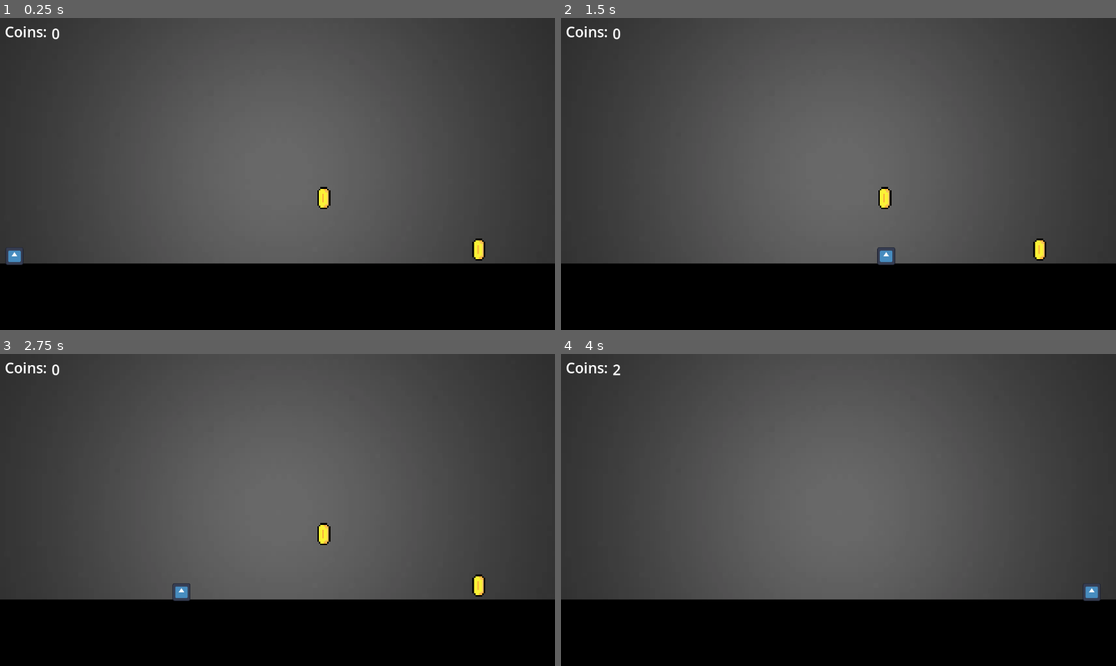
Above: before the commit, frames 1-4 (two rows, left to right).
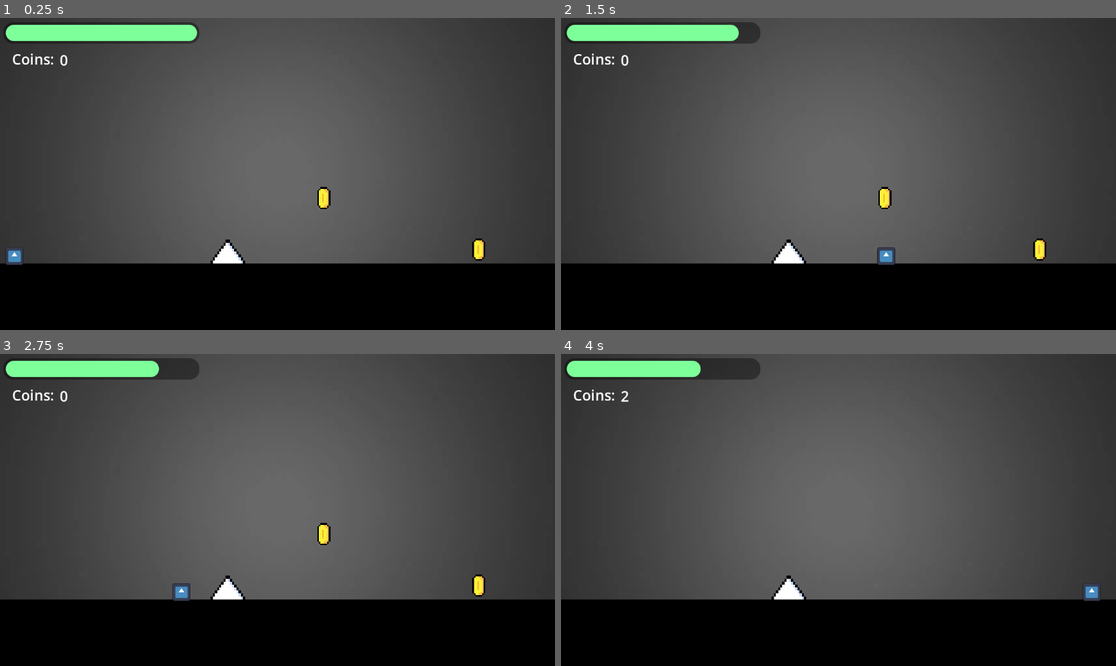
Above: after the commit, the same moments.

Repository: NewtonsFirst/CoinCollectr
Game: Godot game, scene res://Scenes/Land.tscn
The game is run twice, just before and just after one commit, with the same random seed, the same clock (stepped at 60 frames per second) and the same inputs. The engine's default icon, where the game draws it, is replaced by a stand-in: a white triangle on a blue panel in a dark square. Sound files missing from this copy of the repository are replaced by a short silence.
Inputs:
- Up to frame 1 (0.25 s): no input
- Up to frame 2 (1.5 s): tap Enter at 0.5 s; hold D (right) from 0.53 s (still down); tap Shift (Dash) at 0.6 s; tap Space (jump) at 0.77 s; tap J (Sprint) at 1.35 s
- Up to frame 3 (2.75 s): tap Space (jump) at 1.52 s; release D (right) at 2.03 s; hold A (left) from 2.03 s (still down); tap Shift (Dash) at 2.1 s
- Up to frame 4 (4 s): release A (left) at 2.78 s; hold D (right) from 2.78 s (still down); tap J (Sprint) at 2.85 s; tap Space (jump) at 3.02, 3.77 s; tap Shift (Dash) at 3.6 s

The runs differ from the first frame. In frame 1, 2.3% of the frame differs, in the area x 0-45%, y 1-79%; in frame 2, 2.3%; in frame 3, 2.3%; in frame 4, 2.4%.

Commit message:
New Features
- Added new UI scene for player health
- Added a death function so when health bar reaches 0 the level resets
- Added damage function to a new spike obsticle

Diff:
--- a/Scenes/Land.tscn
+++ b/Scenes/Land.tscn
@@ -4,6 +4,8 @@
 [ext_resource type="PackedScene" uid="uid://g7nuf2vh2c1f" path="res://Scenes/character_body_2d.tscn" id="2_7qcxv"]
 [ext_resource type="Texture2D" uid="uid://sibiwgnwj0xr" path="res://Assets/Backgrounds/grey.webp" id="2_nyrkn"]
 [ext_resource type="PackedScene" uid="uid://cvk50i1j0kxy3" path="res://Scenes/coin.tscn" id="4_nyrkn"]
+[ext_resource type="PackedScene" uid="uid://djg7w7r52ss5r" path="res://Scenes/player_ui.tscn" id="5_xdpdc"]
+[ext_resource type="PackedScene" uid="uid://cw5r057gk0eg3" path="res://Scenes/spike.tscn" id="6_aql4w"]
 
 [sub_resource type="RectangleShape2D" id="RectangleShape2D_7qcxv"]
 size = Vector2(1152, 137)
@@ -35,21 +37,30 @@
 position = Vector2(994, 480)
 
 [node name="CoinsCollected" type="Label" parent="." unique_id=451977777]
-offset_left = 10.0
-offset_top = 7.0
-offset_right = 57.0
-offset_bottom = 30.0
+offset_left = 25.0
+offset_top = 64.0
+offset_right = 121.0
+offset_bottom = 106.0
 theme_override_font_sizes/font_size = 30
 text = "Coins: "
 
 [node name="CoinsLabel" type="Label" parent="CoinsCollected" unique_id=1648614681]
 layout_mode = 0
-offset_left = 97.0
-offset_top = 4.0
-offset_right = 137.0
-offset_bottom = 46.0
+offset_left = 99.0
+offset_top = 2.0
+offset_right = 139.0
+offset_bottom = 44.0
 theme_override_font_sizes/font_size = 30
 text = "0 "
 
 [node name="Coin2" parent="." unique_id=750234314 instance=ExtResource("4_nyrkn")]
 position = Vector2(672, 373)
+
+[node name="PlayerUI" parent="." unique_id=1434588119 instance=ExtResource("5_xdpdc")]
+offset_left = -4.0
+offset_top = 1.0
+offset_right = -4.0
+offset_bottom = 1.0
+
+[node name="Spike" parent="." unique_id=614954832 instance=ExtResource("6_aql4w")]
+position = Vector2(455, 505)
--- a/Scenes/character_body_2d.gd
+++ b/Scenes/character_body_2d.gd
@@ -34,6 +34,9 @@
 		if dash_timer <= 0:
 			is_dashing = false
 
+func _process(delta: float) -> void:
+	Death()
+
 func Sprint():
 	if Input.is_action_pressed("Sprint"):
 		current_speed = SPRINT_SPEED
@@ -47,3 +50,10 @@
 	get_input()
 	DASH(delta)
 	move_and_slide()
+
+func Death():
+	if PlayerVariables.Player_Health <= 0 and not PlayerVariables.is_dead:
+		PlayerVariables.is_dead = true
+		PlayerVariables.Player_Health = 100
+		PlayerVariables.is_dead = false
+		get_tree().reload_current_scene()
--- /dev/null
+++ b/Scenes/player_ui.tscn
@@ -0,0 +1,41 @@
+[gd_scene format=3 uid="uid://djg7w7r52ss5r"]
+
+[ext_resource type="Script" uid="uid://bdrbu47xtwk1c" path="res://Scripts/progress_bar.gd" id="1_ohrjl"]
+
+[sub_resource type="StyleBoxFlat" id="StyleBoxFlat_4ai1x"]
+bg_color = Color(0, 0, 0, 0.38039216)
+corner_radius_top_left = 20
+corner_radius_top_right = 20
+corner_radius_bottom_right = 20
+corner_radius_bottom_left = 20
+expand_margin_left = 5.0
+expand_margin_top = 5.0
+expand_margin_right = 5.0
+expand_margin_bottom = 5.0
+
+[sub_resource type="StyleBoxFlat" id="StyleBoxFlat_ohrjl"]
+bg_color = Color(0.49019608, 1, 0.6, 1)
+corner_radius_top_left = 20
+corner_radius_top_right = 20
+corner_radius_bottom_right = 20
+corner_radius_bottom_left = 20
+
+[node name="PlayerUI" type="Control" unique_id=1434588119]
+layout_mode = 3
+anchors_preset = 15
+anchor_right = 1.0
+anchor_bottom = 1.0
+grow_horizontal = 2
+grow_vertical = 2
+
+[node name="HealthBar" type="ProgressBar" parent="." unique_id=2146009602]
+layout_mode = 0
+offset_left = 16.0
+offset_top = 13.0
+offset_right = 413.0
+offset_bottom = 47.0
+theme_override_styles/background = SubResource("StyleBoxFlat_4ai1x")
+theme_override_styles/fill = SubResource("StyleBoxFlat_ohrjl")
+value = 100.0
+show_percentage = false
+script = ExtResource("1_ohrjl")
--- /dev/null
+++ b/Scenes/spike.tscn
@@ -0,0 +1,26 @@
+[gd_scene format=3 uid="uid://cw5r057gk0eg3"]
+
+[ext_resource type="Script" uid="uid://dttphhrox0041" path="res://Scripts/spike.gd" id="1_1hotg"]
+[ext_resource type="Texture2D" uid="uid://cqhm8vcwbc6ax" path="res://Assets/Sprites/Spike.png" id="1_cdj5a"]
+
+[sub_resource type="RectangleShape2D" id="RectangleShape2D_1hotg"]
+size = Vector2(71, 55)
+
+[node name="Spike" type="Node2D" unique_id=614954832]
+script = ExtResource("1_1hotg")
+
+[node name="Area2D" type="Area2D" parent="." unique_id=237289130]
+
+[node name="CollisionShape2D" type="CollisionShape2D" parent="Area2D" unique_id=1127159371]
+position = Vector2(18.5, -17.5)
+shape = SubResource("RectangleShape2D_1hotg")
+
+[node name="TextureRect" type="TextureRect" parent="Area2D" unique_id=1731838290]
+texture_filter = 1
+offset_left = -18.0
+offset_top = -88.0
+offset_right = 54.0
+offset_bottom = 11.0
+texture = ExtResource("1_cdj5a")
+
+[connection signal="body_entered" from="Area2D" to="." method="_on_area_2d_body_entered"]
--- a/Scripts/player_variables.gd
+++ b/Scripts/player_variables.gd
@@ -2,5 +2,6 @@
 
 var Player_Health: int = 100
 var Coins: int = 0
+var is_dead = false
 var level_complete: bool = false
 var levels_completed: int = 0
--- /dev/null
+++ b/Scripts/progress_bar.gd
@@ -0,0 +1,4 @@
+extends ProgressBar
+
+func _process(delta: float) -> void:
+	value = PlayerVariables.Player_Health
--- /dev/null
+++ b/Scripts/spike.gd
@@ -0,0 +1,7 @@
+extends Node2D
+
+
+
+func _on_area_2d_body_entered(body: Node2D) -> void:
+	if body.name == "Player":
+		PlayerVariables.Player_Health -= 10
Binary file added: Assets/Sprites/Spike.aseprite
Binary file added: Assets/Sprites/Spike.png
Not shown, added: Assets/Sprites/Spike.png.import
Not shown, added: Scripts/progress_bar.gd.uid
Not shown, added: Scripts/spike.gd.uid
